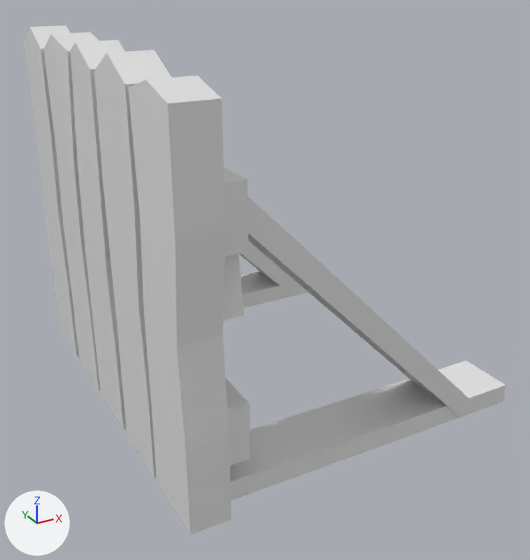
The Blender file Assets/Art/Models/Barricade.blend as it was, and as the next commit left it.
Rendered twice from a 50 mm camera at (-1.73, -5.84, 3.83) aimed at (1.37, -0.21, 1.02). The axes (+X, +Y, +Z) are drawn at lower left. The lights are the same throughout.
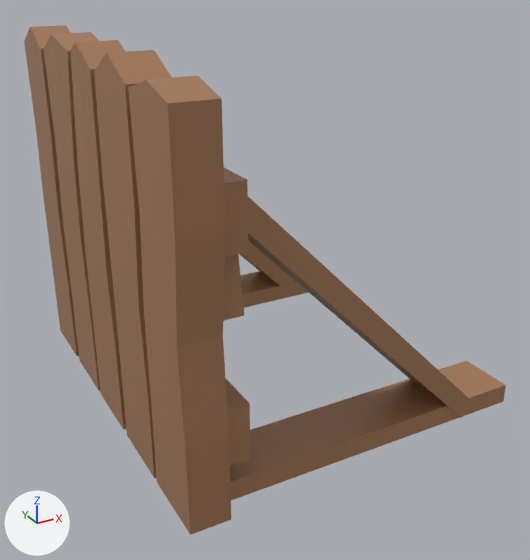
What changed in the scene script:
```text
Add img_barricadeuv_png:
    img_barricadeuv_png = load_image('BarricadeUV.png', '../Textures/BarricadeUV.png', 992, 32, 'sRGB')
Change mat_material:
    remove mat_material.base_color = (0.8, 0.8, 0.8)  # white #e7e7e7
    add mat_material.texture = img_barricadeuv_png
Change me_cube:
    where me_cube.from_pydata(...)  # 256 vertices, 232 faces; spans x -0.17..3.11, y -1.87..1.88, z -0.09..3.24
    used by ob_cube; location = (0.0, 0.0, 0.0)
    me_cube part 1: texture (UV) coordinates of 232 of 232 faces, centred in x -0.17..3.11, y -1.86..1.88, z -0.09..3.21, changed; they spanned u 0.12..0.88, v 0.0..1.0 and now span u 0.33..0.35, v 0.54..0.57
```

Location of each change, (x1, y1, x2, y2) in pixels of the pictures (530 x 560 px):
'Cube', surface changed (grey to brown): (24, 25, 506, 535) in both
